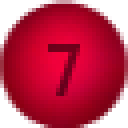
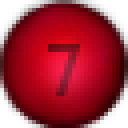
Layered file, before and after one edit (128px x 128px). Changes by layer:
added layer "New Layer#1" above "New Layer" over [28, 28, 104, 116]
added layer "New Layer" (63%) above "7" over [0, 0, 128, 128]
painted on "Background" over [0, 0, 128, 128]
